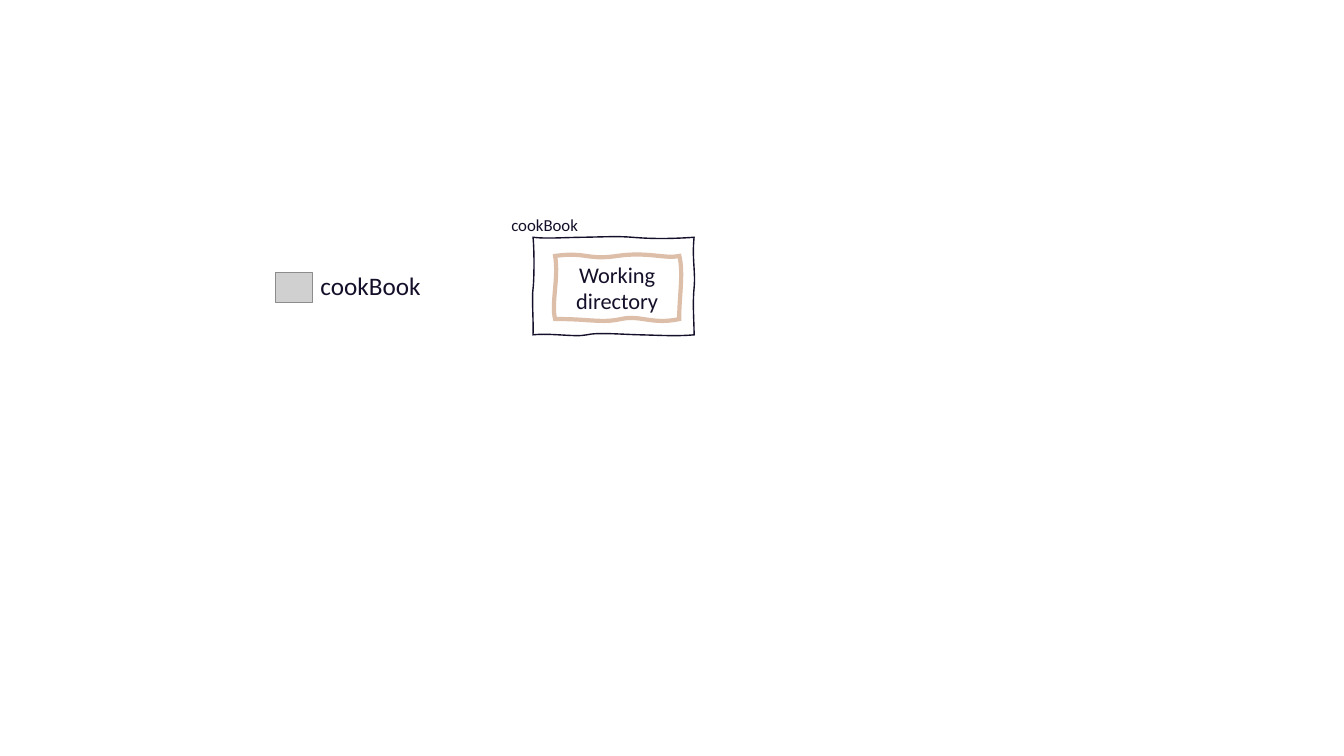
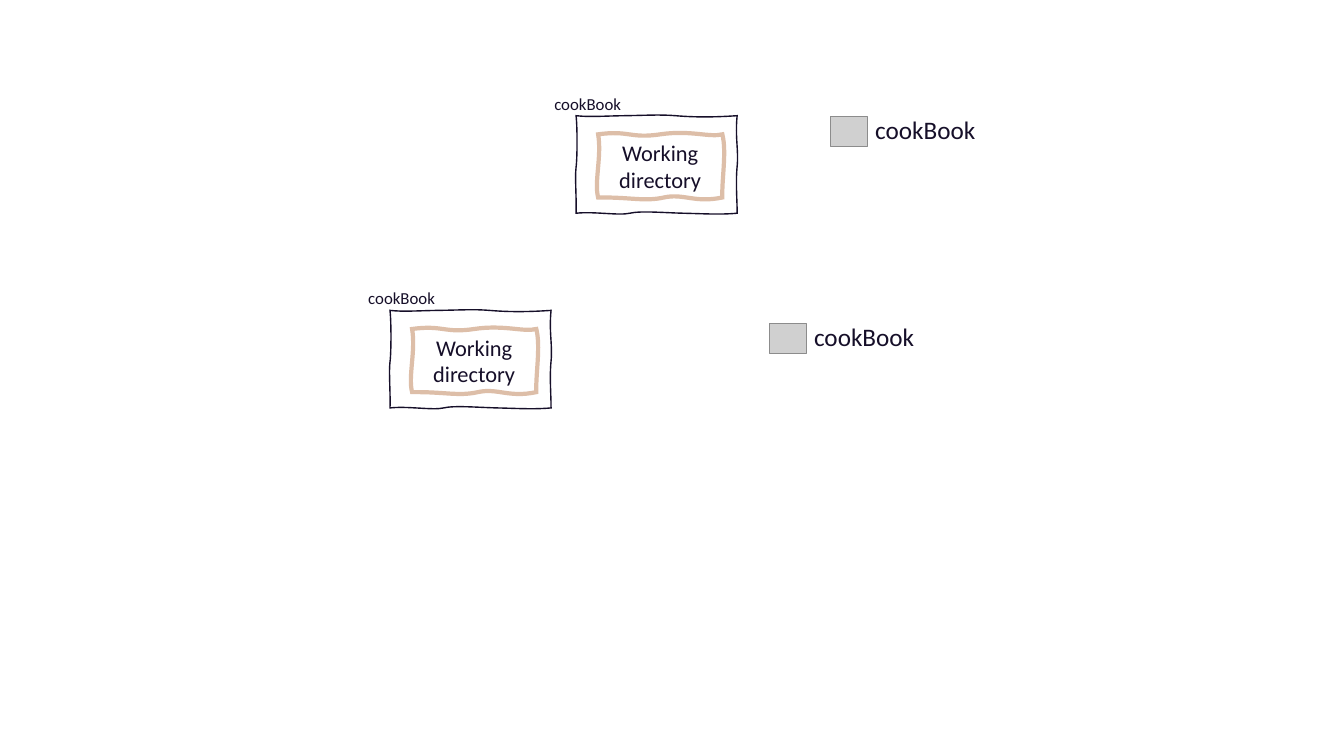
Before and after one commit to selinaZitrone/get-started-with-git, a slide deck: slide 8 of slides/img/images.pptx (slide 7 before the commit). Drawn at 1344x756 pixels with LibreOffice and Linux fonts; fonts in the diff are those of the drawing; grey boxes stand for pictures. Boxes give left, top, right and bottom in pixels: in the first picture for what was removed or moved away, otherwise in the second. Text is boxed around its words. In the diff, an @@ line names an element or a change of style, - is before the commit and + after.

```diff
--- a/slides/img/images.pptx
+++ b/slides/img/images.pptx
@@ text "cookBook": place and size @@
-text "cookBook" at bbox=[511, 219, 578, 231]
+text "cookBook" at bbox=[554, 98, 621, 110]
@@ freeform shape: place and size @@
-freeform shape at bbox=[533, 237, 695, 335]
+freeform shape at bbox=[576, 116, 737, 214]
@@ picture: place and size @@
-picture at bbox=[276, 273, 314, 303]
+picture at bbox=[831, 116, 868, 146]
@@ text "cookBook": place and size @@
-text "cookBook" at bbox=[320, 277, 420, 295]
+text "cookBook" at bbox=[875, 121, 975, 139]
@@ freeform shape "Working directory": place and size @@
-freeform shape "Working directory" at bbox=[556, 256, 680, 320]
+freeform shape "Working directory" at bbox=[598, 134, 722, 198]
@@ group added at bbox=[368, 292, 914, 408]: 2 freeform shapes, 2 texts, 1 picture @@
+Working directory
+cookBook
+cookBook
```
Also in this commit, not shown: 8 other slides changed, 4 slides added, 5 other files.
